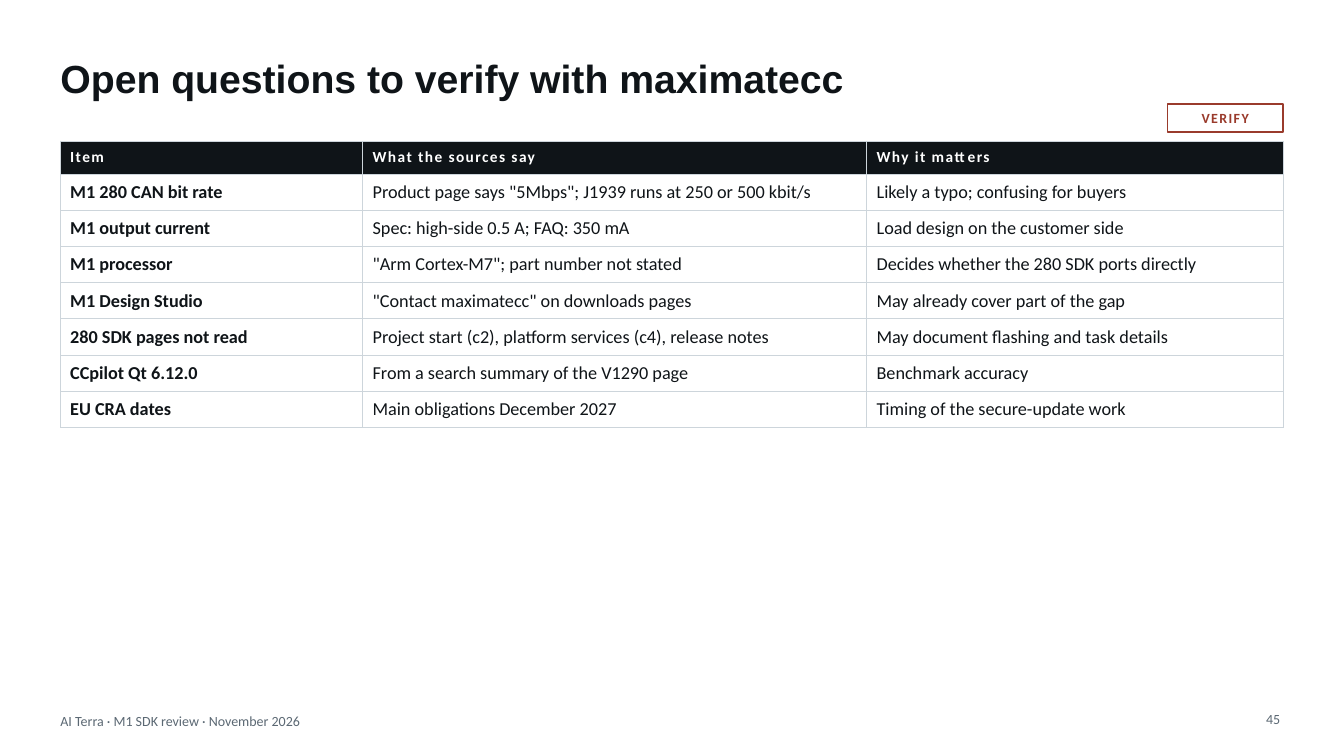
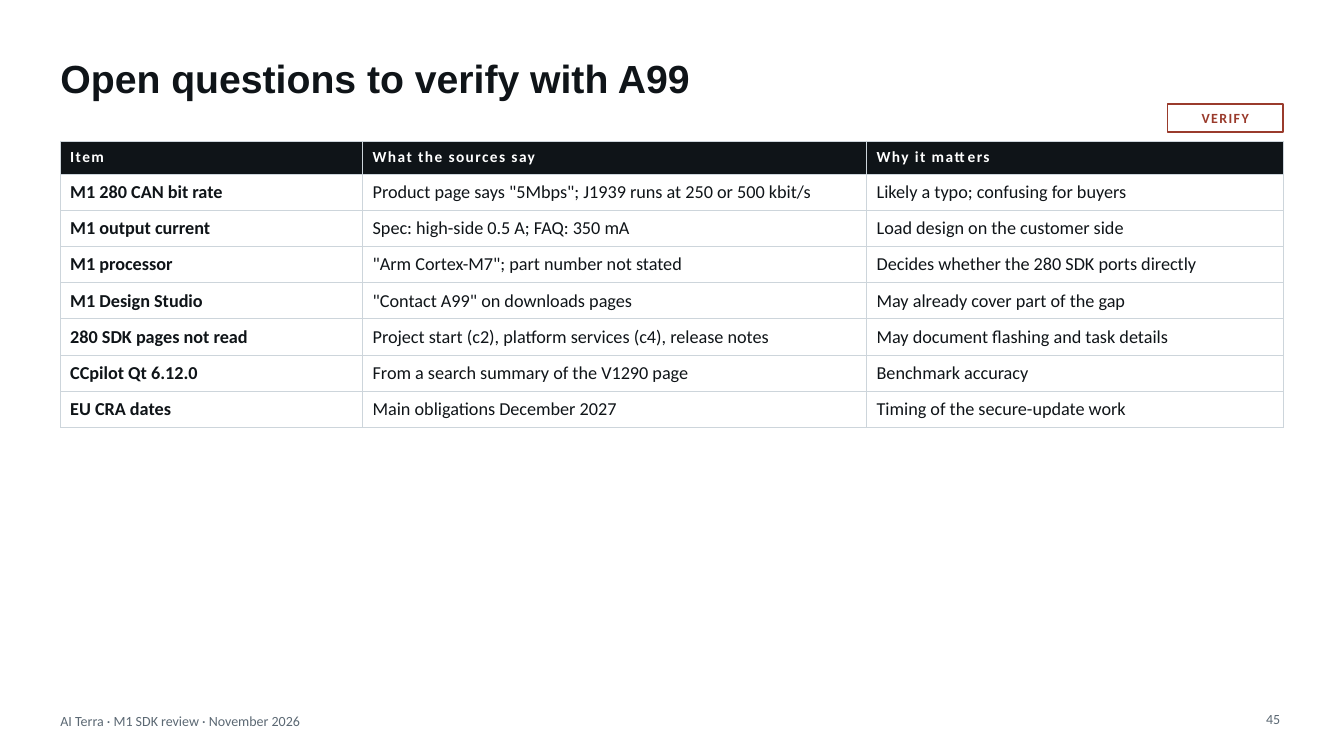
Before and after one commit to Raul-dot-valdez/max, a slide deck: slide 45 of docs/strategy/M1-SDK-review.pptx. Drawn at 1344x756 pixels with LibreOffice and Linux fonts; fonts in the diff are those of the drawing. Boxes give left, top, right and bottom in pixels: in the first picture for what was removed or moved away, otherwise in the second. Text is boxed around its words. In the diff, an @@ line names an element or a change of style, - is before the commit and + after.

```diff
--- a/docs/strategy/M1-SDK-review.pptx
+++ b/docs/strategy/M1-SDK-review.pptx
@@ title at (x1=60, y1=64, x2=690, y2=101): text changed @@
-Open questions to verify with maximatecc
+Open questions to verify with A99
@@ table at (x1=60, y1=141, x2=1284, y2=422) @@
@@ row 5, column 2: ""Contact maximatecc" on downloads pages" to ""Contact A99" on downloads pages" @@
```
Also in this commit, not shown: 15 other slides changed, 19 other files.
